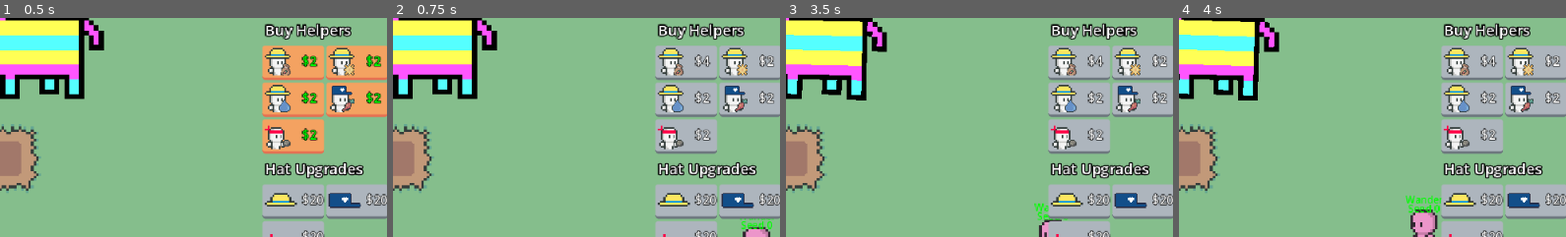
Above: before the commit, frames 1-4 (left to right).
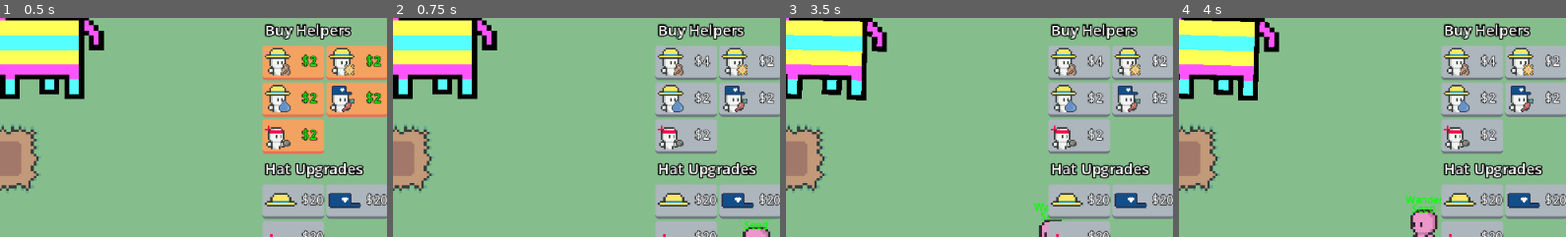
Above: after the commit, the same moments.

Repository: eric-marsh/farminata
Game: Godot game, scene res://scene/scene_switcher.tscn
Two runs of this game, one before a commit and one after it. Both use one fixed random seed, a clock stepped at 60 frames per second and the inputs below. Sound files missing from this copy of the repository are replaced by a short silence.
Inputs (mouse positions are % of the whole screen's width and height, from its top left):
- Up to frame 1 (0.5 s): no input
- Up to frame 2 (0.75 s): click "$2" at 0.5 s
- Up to frame 3 (3.5 s): drag from (50, 55) to (5, 90) at 1.27 s; drag from (47, 24) to (50, 55) at 2.02 s; move the mouse to (58, 23) at 2.77 s; tap Mouse wheel down (SCROLL_DOWN) at 2.85 s; click (58, 23) at 2.92 s
- Up to frame 4 (4 s): drag from (44, 71) to (47, 23) at 3.52 s
The pictures show only the part of the screen within x 49-99%, y 23-73%; the shares and areas given below are measured in that part.

Frame 1 is identical in both runs. In frame 2, 0.2% of the frame differs, in the area x 90-98%, y 92-97%; in frame 3, 0.1%; in frame 4, 0.2%, in the area x 59-68%, y 85-90%.

Commit message:
WIP: helpers that carry seeds, water, and sun

Diff:
--- a/script/helper/attack_helper.gd
+++ b/script/helper/attack_helper.gd
@@ -58,7 +58,7 @@
 		update_thowable()
 
 	if Debug.DEBUG_SHOW_HELPER_STATE:
-		$StateLabel.text = str(Util.get_helper_state_string(state), "\n", Util.get_helper_type_string(helper_type), " 1" if held_droppable != null else " 0")
+		$StateLabel.text = str(Util.get_helper_state_string(state), "\n", Util.get_helper_type_string(helper_type))
 
 func start_attacking() -> void:
 	if !Globals.PiniataNode:
--- a/script/helper/helper.gd
+++ b/script/helper/helper.gd
@@ -9,7 +9,9 @@
 var target_droppable: droppable = null
 var target_plot: plot = null
 
-var held_droppable: droppable = null
+var held_droppables: Array[droppable] = []
+
+
 var worn_hat: Enum.Drop_Type
 
 var state: Enum.Helper_State = Enum.Helper_State.Idle
@@ -50,33 +52,41 @@
 		check_for_tasks_to_do()
 
 	if Debug.DEBUG_SHOW_HELPER_STATE:
-		$StateLabel.text = str(Util.get_helper_state_string(state), "\n", Util.get_helper_type_string(helper_type), " 1" if held_droppable != null else " 0")
+		$StateLabel.text = str(Util.get_helper_state_string(state), "\n", Util.get_helper_type_string(helper_type))
 
 
 func drop_held_item() ->void:
 	# dont actually drop it for now, just delete
-	held_droppable = null
+	held_droppables.clear()
+
 
 
 func on_idle() -> void:
-	if held_droppable:
-		var p = find_plot_for_droppable(held_droppable)
-		if p:
-			target_plot = p
-			target_pos = target_plot.global_position + target_plot.size / 2
-			set_state(Enum.Helper_State.Deliver_Item)
-			return
-	else:
-		var d = find_droppable_based_on_helper_type()
-		if d:
-			target_droppable = d
-			set_state(Enum.Helper_State.Get_Item)
-			return
-
+	if !Globals.PlotGrid:
+		return
+
+	# see if it can apply a droppable
+	if held_droppables.size() > 0:
+		for d in held_droppables:
+			var p = Globals.PlotGrid.find_plot_for_droppable(d)
+			if p:
+				target_plot = p
+				target_pos = target_plot.global_position + target_plot.size / 2
+				set_state(Enum.Helper_State.Deliver_Item)
+				return
+
+	# look for droppable
+	var d = find_droppable_based_on_helper_type()
+	if d:
+		target_droppable = d
+		set_state(Enum.Helper_State.Get_Item)
+		return
+
+	# just wander
 	set_state(Enum.Helper_State.Wander)
 
 func on_plucker_idle() -> void:
-	if !held_droppable:
+	if !held_droppables.size():
 		# first, check for any produce on the ground
 		var d = find_droppable_based_on_helper_type()
 		if d:
@@ -113,11 +123,12 @@
 				return
 				#if is_held_item_produce and Globals.SellChestNode:
 			if Globals.PlotGrid:
-				var p = find_plot_for_droppable(held_droppable)
-				if p:
-					target_plot = p
-					target_pos = target_plot.global_position + target_plot.size / 2
-					return
+				for d in held_droppables:
+					var p = Globals.PlotGrid.find_plot_for_droppable(d)
+					if p:
+						target_plot = p
+						target_pos = target_plot.global_position + target_plot.size / 2
+						return
 			# finding plot failed. Wander until a new one comes up
 			set_state(Enum.Helper_State.Wander)
 		Enum.Helper_State.Pluck_Crop:
@@ -131,7 +142,7 @@
 func equip_hat(d: droppable) -> void:
 	$HatSprite.visible = true
 	$HatSprite.texture = d.get_node("Sprite2D").texture
-	held_droppable = null
+	held_droppables.clear()
 	worn_hat = d.drop_type
 
 	# apply upgrade
@@ -162,21 +173,30 @@
 			set_state(Enum.Helper_State.Deliver_Item)
 			return
 		Enum.Helper_State.Deliver_Item:
-			if !is_instance_valid(held_droppable):
+			if held_droppables.size() == 0:
 				target_plot = null
-				held_droppable = null
+				held_droppables.clear()
 				$HeldItem.visible = false
 				set_state(Enum.Helper_State.Idle)
 				return
-			$HeldItem.visible = false
-			var d = DropUtil.spawn_droppable(held_droppable.drop_type, target_pos, Vector2.ZERO)
-			d.start_static = true
-			d.is_delivered = true
-			target_plot = null
-			held_droppable.delete()
-			held_droppable = null
-			set_state(Enum.Helper_State.Idle)
-			pass
+			# apply droppables
+			for d in held_droppables:
+				if Globals.PlotGrid and !Globals.PlotGrid.does_plot_need_droppable(d, target_plot):
+					continue
+				$HeldItem.visible = false
+				var appliedDrop = DropUtil.spawn_droppable(d.drop_type, target_pos, Vector2.ZERO)
+				appliedDrop.start_static = true
+				appliedDrop.is_delivered = true
+				target_plot = null
+				var i = 0
+				for temp_drop in held_droppables:
+					if temp_drop == d:
+						held_droppables.remove_at(i)
+						break
+					i += 1
+				d.delete()
+				set_state(Enum.Helper_State.Idle)
+				pass
 		Enum.Helper_State.Pluck_Crop:
 			target_plot.pluck_crop()
 			target_plot = null
@@ -189,18 +209,39 @@
 		return null
 	var d: droppable = null
 	match(helper_type):
-		Enum.Helper_Type.Seed:
-			d = Globals.DropsNode.get_droppable_of_type(Enum.Drop_Type.Carrot_Seed) #TODO: onion Seed
-		Enum.Helper_Type.Water:
-			d = Globals.DropsNode.get_droppable_of_type(Enum.Drop_Type.Water)
-		Enum.Helper_Type.Sun:
-			d = Globals.DropsNode.get_droppable_of_type(Enum.Drop_Type.Sun)
+		Enum.Helper_Type.Seed, Enum.Helper_Type.Water, Enum.Helper_Type.Sun:
+			if !is_holding_drop_type(Enum.Drop_Type.Carrot_Seed):
+				print("Found seed")
+				d = Globals.DropsNode.get_droppable_of_type(Enum.Drop_Type.Carrot_Seed) #TODO: onion Seed
+				if d:
+					return d
+			if !is_holding_drop_type(Enum.Drop_Type.Water):
+				print("Found Water")
+				d = Globals.DropsNode.get_droppable_of_type(Enum.Drop_Type.Water)
+				if d:
+					return d
+			if !is_holding_drop_type(Enum.Drop_Type.Sun):
+				print("Found Sun")
+				d = Globals.DropsNode.get_droppable_of_type(Enum.Drop_Type.Sun)
+				if d:
+					return d
+
 		Enum.Helper_Type.Pluck:
 			d = Globals.DropsNode.get_droppable_of_type(Enum.Drop_Type.Carrot) #TODO: Onion
 	return d
 
+func is_holding_drop_type(d_type: Enum.Drop_Type) -> bool:
+	for temp_drop in held_droppables:
+		if temp_drop.drop_type == d_type:
+			return true
+
+	return false
+
 func pick_up_droppable(d: droppable) -> void:
-	held_droppable = d
+	for temp_drop in held_droppables:
+		if temp_drop.drop_type == d.drop_type:
+			return
+	held_droppables.push_back(d)
 	d.is_held = true
 	$HeldItem.visible = true
 	$HeldItem.texture = d.get_node("Sprite2D").texture
@@ -208,18 +249,7 @@
 	d.hide_droppable()
 	target_droppable = null
 
-func find_plot_for_droppable(d: droppable):
-	var p:plot = null
-	match(d.drop_type):
-		Enum.Drop_Type.Carrot_Seed, Enum.Drop_Type.Onion_Seed:
-			p = Globals.PlotGrid.get_plot_that_needs_seed()
-		Enum.Drop_Type.Water:
-			p = Globals.PlotGrid.get_plot_that_needs_water()
-		Enum.Drop_Type.Sun:
-			p = Globals.PlotGrid.get_plot_that_needs_sun()
-		_:
-			pass
-	return p
+
 
 func move_to_target() -> bool:
 	if state == Enum.Helper_State.Idle:
--- a/script/plot_grid.gd
+++ b/script/plot_grid.gd
@@ -65,40 +65,75 @@
 	var p = plots.pick_random()
 	return p.global_position + p.size / 2
 
+func does_plot_need_seed(p: plot) -> bool:
+	return p.plot_growth_state == Enum.Plot_Growth_State.None
 
 
 func get_plot_that_needs_seed() -> plot:
 	for c in get_children():
 		if !c is plot:
 			continue
-		if c.plot_growth_state == Enum.Plot_Growth_State.None:
-			return c
-	return null
+		if does_plot_need_seed(c):
+			return c
+	return null
+
+func does_plot_need_water(p: plot) -> bool:
+	return p.plot_state == Enum.Plot_State.Dry and p.plot_growth_state != Enum.Plot_Growth_State.Full
 
 func get_plot_that_needs_water() -> plot:
 	for c in get_children():
 		if !c is plot:
 			continue
-		if c.plot_state == Enum.Plot_State.Dry and c.plot_growth_state != Enum.Plot_Growth_State.Full:
-			return c
-	return null
+		if does_plot_need_water(c):
+			return c
+	return null
+
+
+func does_plot_need_sun(p: plot) -> bool:
+	return p.plot_state == Enum.Plot_State.Wet and p.plot_growth_state != Enum.Plot_Growth_State.None
 
 func get_plot_that_needs_sun() -> plot:
 	for c in get_children():
 		if !c is plot:
 			continue
-		if c.plot_state == Enum.Plot_State.Wet and c.plot_growth_state != Enum.Plot_Growth_State.None:
-			return c
-	return null
+		if does_plot_need_sun(c):
+			return c
+	return null
+
+func does_plot_need_plucking(p: plot) -> bool:
+	return p.plot_growth_state == Enum.Plot_Growth_State.Full
 
 func get_plot_that_needs_plucking() -> plot:
 	for c in get_children():
 		if !c is plot:
 			continue
-		if c.plot_growth_state == Enum.Plot_Growth_State.Full:
-			return c
-	return null
-
+		if does_plot_need_plucking(c):
+			return c
+	return null
+
+func find_plot_for_droppable(d: droppable):
+	var p:plot = null
+	match(d.drop_type):
+		Enum.Drop_Type.Carrot_Seed, Enum.Drop_Type.Onion_Seed:
+			p = get_plot_that_needs_seed()
+		Enum.Drop_Type.Water:
+			p = get_plot_that_needs_water()
+		Enum.Drop_Type.Sun:
+			p = get_plot_that_needs_sun()
+		_:
+			pass
+	return p
+
+func does_plot_need_droppable(d: droppable, p: plot) -> bool:
+	match(d.drop_type):
+		Enum.Drop_Type.Carrot_Seed, Enum.Drop_Type.Onion_Seed:
+			return does_plot_need_seed(p)
+		Enum.Drop_Type.Water:
+			return does_plot_need_water(p)
+		Enum.Drop_Type.Sun:
+			return does_plot_need_sun(p)
+		_:
+			return false
 
 var square_position_array: Array[Vector2] = [
 	Vector2(0, 0),
